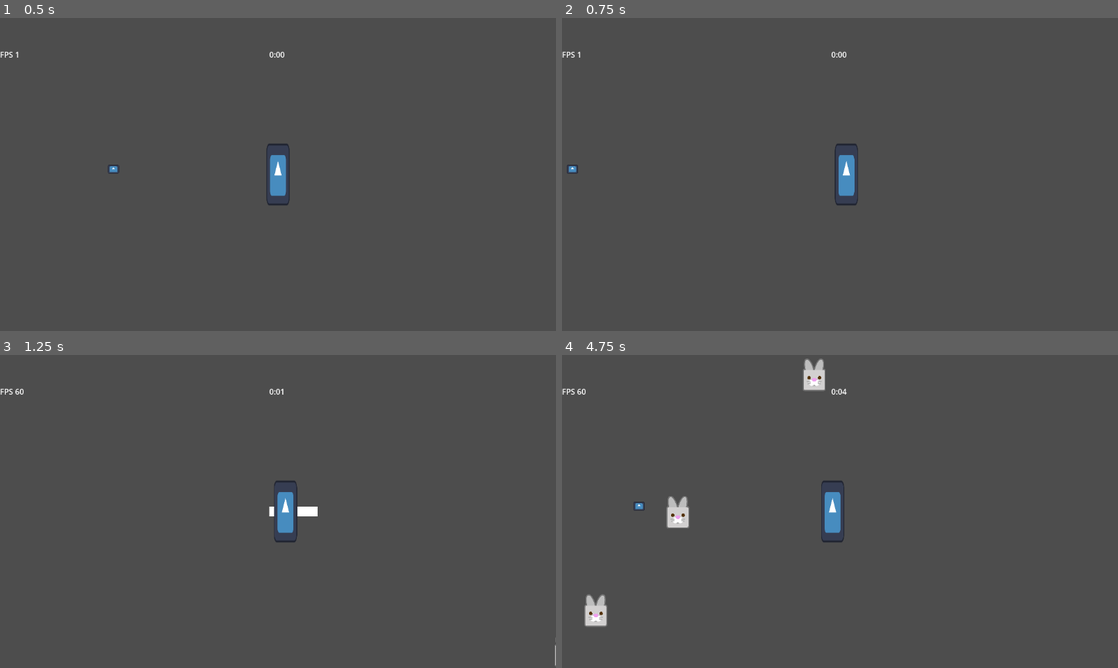
Above: before the commit, frames 1-4 (two rows, left to right).
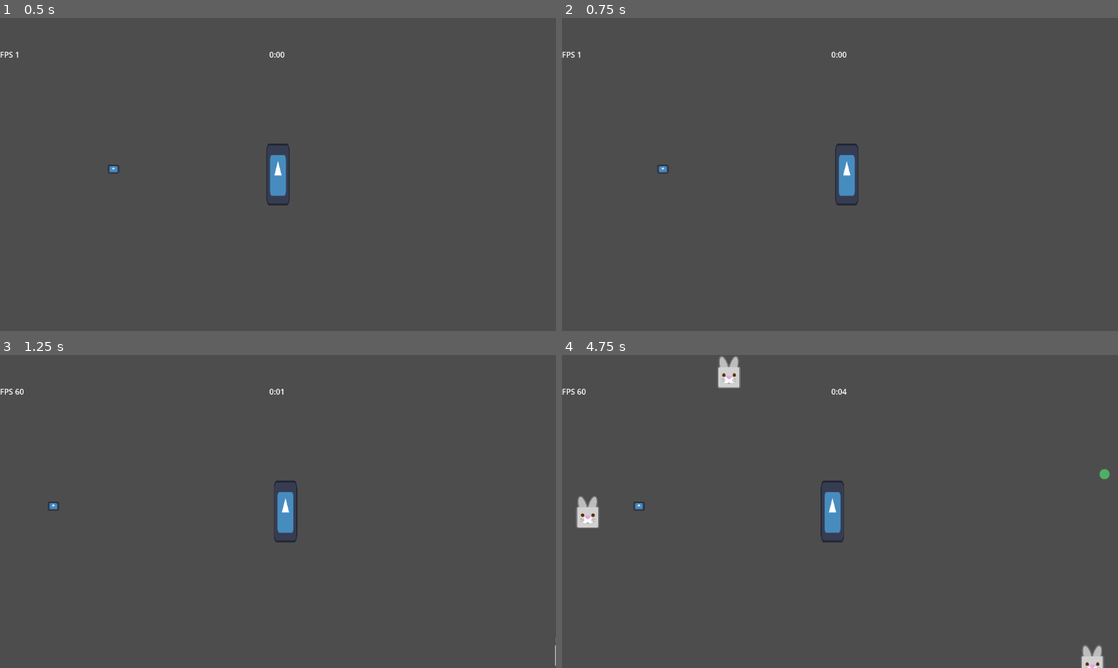
Above: after the commit, the same moments.

Repository: Boushitou/Q3_Nil_Survivor
Game: Godot game, scene res://Scenes/main_game.tscn
Two runs of this game, one before a commit and one after it. Both use one fixed random seed, a clock stepped at 60 frames per second and the inputs below. The engine's default icon, where the game draws it, is replaced by a stand-in: a white triangle on a blue panel in a dark square.
Inputs (mouse positions are in pixels of both pictures, inside the frame that each line leads up to):
- Up to frame 1 (0.5 s): no input
- Up to frame 2 (0.75 s): tap Enter at 0.5 s; move the mouse to (962, 158) at 0.52 s; hold D (move_right) from 0.53 s (still down); tap Space (dash) at 0.6 s
- Up to frame 3 (1.25 s): keep holding D (move_right)
- Up to frame 4 (4.75 s): move the mouse to (728, 527) at 1.27 s; release D (move_right) at 1.28 s; hold S (move_down) 1.28-2.03 s; tap Space (dash) every 0.75 s from 1.35 to 4.35 s; move the mouse to (1090, 580) at 2.02 s; hold D (move_right) 2.03-2.78 s; move the mouse to (1079, 401) at 2.77 s; hold W (move_up) 2.78-3.53 s; move the mouse to (995, 461) at 3.52 s; hold Q (move_left) from 3.53 s (still down); move the mouse to (1106, 361) at 4.27 s

Frame 1 is identical in both runs. In frame 2, 0.2% of the frame differs, in the area x 0-54%, y 40-60%; in frame 3, 0.2%; in frame 4, 2.2%, in the area x 2-99%, y 0-100%.

Commit message:
The kopesh is now instantiated depending of the player last faced direction.

Diff:
--- a/Data/Items/Kopesh.gd
+++ b/Data/Items/Kopesh.gd
@@ -2,6 +2,9 @@
 
 var kopesh_scene = preload("res://Scenes/Weapons/kopesh.tscn")
 
-func create_attack(_player_stats: PlayerStats, _level: int, position : Vector2 = Vector2.ZERO) -> Node:
-	var weapon = PoolSystem.instantiate_object(name, kopesh_scene, position, 0.0, _player_stats)
+func create_attack(_player_stats: PlayerStats, level: int,
+position : Vector2 = Vector2.ZERO, direction : Vector2 = Vector2.ZERO) -> Node:
+	var offset = position.x + (area[level - 1].x * 0.5) * direction .x
+	var spawn_position = Vector2(offset, position.y)
+	var weapon = PoolSystem.instantiate_object(name, kopesh_scene, spawn_position, 0.0, _player_stats)
 	return weapon
--- a/Data/Items/Weapons/8_kopesh.tres
+++ b/Data/Items/Weapons/8_kopesh.tres
@@ -6,10 +6,10 @@
 script = ExtResource("1_xw7h2")
 damage = Array[int]([10, 10, 10])
 atk_speed = Array[float]([1.0, 0.8, 0.6])
-area = Array[Vector2]([Vector2(100, 20), Vector2(100, 20), Vector2(500, 40)])
+area = Array[Vector2]([Vector2(100, 20), Vector2(200, 30), Vector2(300, 40)])
 projectile_speed = Array[float]([0.0, 0.0, 0.0])
 hit_delay = Array[float]([10.0, 10.0, 10.0])
-duration = Array[float]([0.5, 0.5, 0.5])
+duration = Array[float]([0.1, 0.1, 0.1])
 ID = 8
 name = "Kopesh"
 descriptions = Array[String](["First description", "Second description", "Third description"])
--- a/Data/Weapon.gd
+++ b/Data/Weapon.gd
@@ -13,5 +13,6 @@
 	return damage[level]
 
 
-func create_attack(_player_stats: PlayerStats, _level: int, _position : Vector2 = Vector2.ZERO) -> Node:
+func create_attack(_player_stats: PlayerStats, _level: int,
+_position : Vector2 = Vector2.ZERO, _direction : Vector2 = Vector2.ZERO) -> Node:
 	return null
--- a/Scenes/Player.tscn
+++ b/Scenes/Player.tscn
@@ -47,9 +47,10 @@
 [node name="XpOrbDetector" type="CollisionShape2D" parent="Body/XpArea"]
 shape = SubResource("CircleShape2D_2iisx")
 
-[node name="PlayerAttack" type="Node" parent="Body" node_paths=PackedStringArray("inventory", "player_stats")]
+[node name="PlayerAttack" type="Node" parent="Body" node_paths=PackedStringArray("inventory", "player_movement", "player_stats")]
 script = ExtResource("9_4gebf")
 inventory = NodePath("../../Inventory")
+player_movement = NodePath("..")
 player_stats = NodePath("../../PlayerStats")
 
 [node name="PlayerStats" type="Node" parent="." node_paths=PackedStringArray("health")]
--- a/Scenes/Weapons/kopesh.tscn
+++ b/Scenes/Weapons/kopesh.tscn
@@ -17,19 +17,16 @@
 weapon_timer = NodePath("Timer")
 
 [node name="WeaponBody" type="Area2D" parent="." node_paths=PackedStringArray("collider")]
-position = Vector2(16, 0)
 collision_layer = 8
 collision_mask = 2
 script = ExtResource("1_f66n7")
 collider = NodePath("CollisionShape2D")
 
 [node name="Sprite2D" type="Sprite2D" parent="WeaponBody"]
-position = Vector2(47.5, 0)
 scale = Vector2(0.97, 0.2)
 texture = ExtResource("2_3fhjv")
 
 [node name="CollisionShape2D" type="CollisionShape2D" parent="WeaponBody"]
-position = Vector2(47.5, 0)
 shape = SubResource("RectangleShape2D_faxja")
 debug_color = Color(0.996078, 0, 0.180392, 0.32549)
 script = ExtResource("2_22q47")
--- a/Scripts/Items/Items.gd
+++ b/Scripts/Items/Items.gd
@@ -30,8 +30,8 @@
 	item.apply_effect(player_stats, level)
 
 
-func attack(position : Vector2):
-	var weapon_atk : WeaponBehavior = item.create_attack(player_stats, level, position)
+func attack(position : Vector2, direction : Vector2):
+	var weapon_atk : WeaponBehavior = item.create_attack(player_stats, level, position, direction)
 	if not weapon_atk:
 		return
 
--- a/Scripts/Items/Weapons/CollisionModifier.gd
+++ b/Scripts/Items/Weapons/CollisionModifier.gd
@@ -7,7 +7,6 @@
 
 	if shape is RectangleShape2D:
 		shape.extents = size / 2.0
-		position.x = (size.x / 2.0)
 		collider_size = shape.extents * 2.0
 
 	update_sprite(collider_size, sprite)
@@ -18,4 +17,3 @@
 
 	if shape is RectangleShape2D:
 		sprite.scale = size / texture_size
-		sprite.position.x = (size.x / 2.0)
--- a/Scripts/Player/PlayerAttack.gd
+++ b/Scripts/Player/PlayerAttack.gd
@@ -2,6 +2,7 @@
 class_name PlayerAttack
 
 @export var inventory : Inventory
+@export var player_movement : PlayerMovement
 @export var player_stats : PlayerStats
 
 var weapons : Array[Items]
@@ -32,7 +33,7 @@
 		if weapons_cooldown[w.ID] <= 0.0:
 			print("attacking !")
 			var player : Node2D = get_parent()
-			w.attack(player.global_position)
+			w.attack(player.global_position, player_movement.current_attack_direction)
 			weapons_cooldown[w.ID] = w.item.atk_speed[w.level - 1]
 
 
--- a/Scripts/Player/PlayerController.gd
+++ b/Scripts/Player/PlayerController.gd
@@ -11,7 +11,6 @@
 
 func handle_inputs():
 	movement_input()
-	dash_input()
 
 
 func movement_input():
@@ -37,8 +36,3 @@
 
 func apply_direction():
 	player_movement.initiate_move(direction)
-
-
-func dash_input():
-	if Input.is_action_just_pressed("dash"):
-		player_movement.initiate_dash(direction)
--- a/Scripts/Player/PlayerMovement.gd
+++ b/Scripts/Player/PlayerMovement.gd
@@ -1,22 +1,13 @@
 extends Node2D
 class_name PlayerMovement
 
-enum Movement_State {IDLE, MOVING, DASHING}
+enum Movement_State {IDLE, MOVING}
 
 @export var player_stats : PlayerStats
 
-#region dash values
-@export var DASH_FORCE : float
-var dash_duration = 0.05
-var dash_cooldown = 3.0
-var dash_timer = 0.0
-var cooldown_timer = 0.0
-var dash_direction = Vector2(0, 0)
-#endregion
-
 var movement = Vector2(0, 0)
 var state : Movement_State = Movement_State.IDLE
-
+var current_attack_direction : Vector2 = Vector2(1, 0)  #game starts facing right for weapon and sprite
 
 func _ready():
 	add_to_group("player")
@@ -24,44 +15,23 @@
 
 func _process(delta):
 	move(delta)
-	dashing(delta)
 
 
 func initiate_move(direction):
-	if direction != Vector2():
-		dash_direction = direction
+	movement = player_stats.get_stat_value("speed") * direction
 
-	if state != Movement_State.DASHING:
-		movement = player_stats.get_stat_value("speed") * direction
+	if movement == Vector2():
+		state = Movement_State.IDLE
+	else:
+		if direction.x != 0:
+			current_attack_direction.x = direction.x
+		if direction.y != 0:
+			current_attack_direction.y = direction.y
 
-		if movement == Vector2():
-			state = Movement_State.IDLE
-		else:
-			state = Movement_State.MOVING
+		state = Movement_State.MOVING
 
 
 
 func move(delta):
 	if state == Movement_State.MOVING:
 		position += movement * delta
-
-
-func initiate_dash(_direction):
-	if cooldown_timer <= 0 && state != Movement_State.DASHING:
-		state = Movement_State.DASHING
-		dash_timer = dash_duration
-		movement = dash_direction * DASH_FORCE
-
-
-func dashing(delta):
-	if state == Movement_State.DASHING:
-		position += delta * movement
-
-		dash_timer -= delta
-
-		if dash_timer <= 0:
-			state = Movement_State.IDLE
-			cooldown_timer = dash_cooldown
-
-	if dash_cooldown > 0:
-		cooldown_timer -= delta
